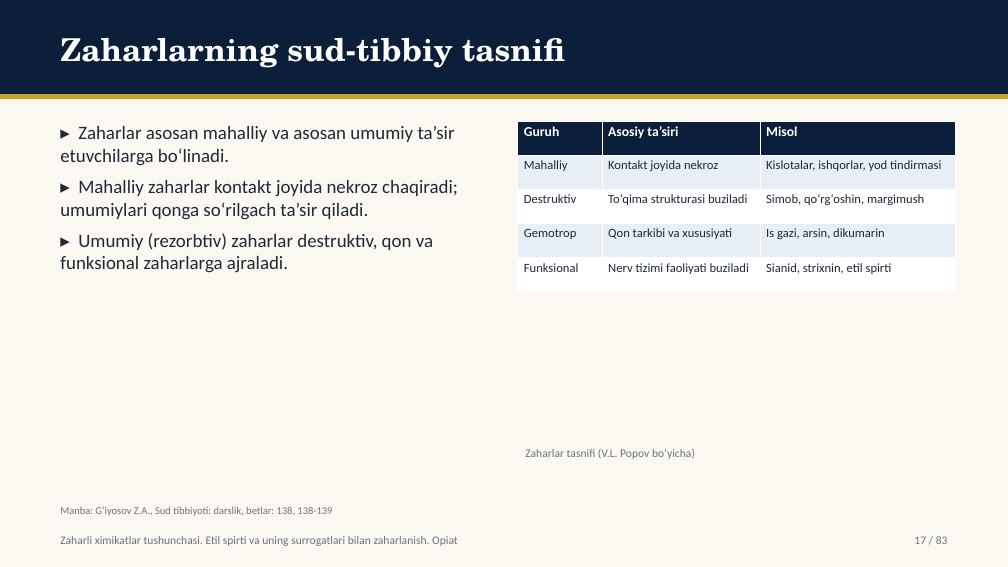
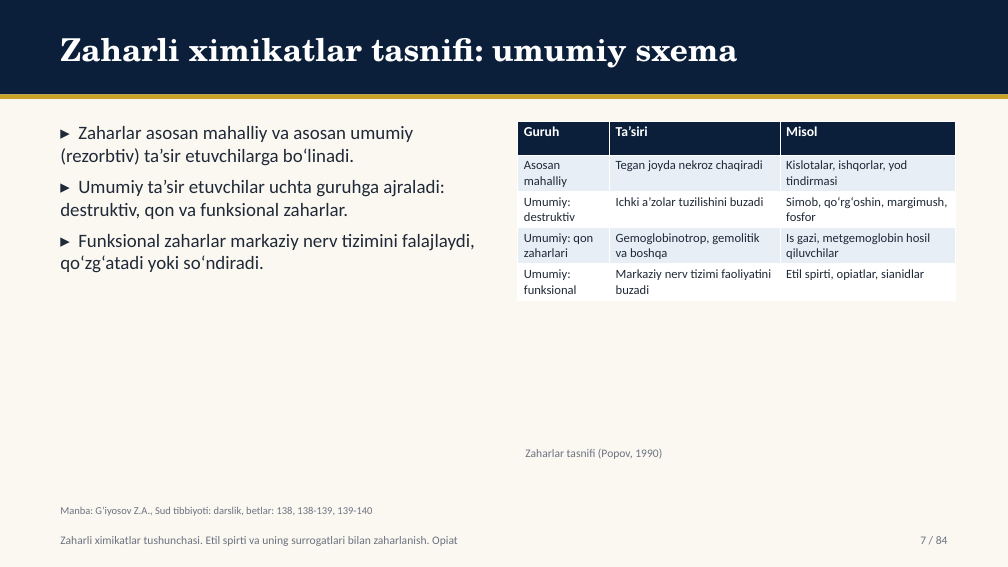
Before and after one commit to davlatsudekspert/forensic-expert, a slide deck: slide 7 of out/ktp26-u-29.pptx (slide 17 before the commit). Drawn at 1008x567 pixels with LibreOffice and Linux fonts; fonts in the diff are those of the drawing. Boxes give left, top, right and bottom in pixels: in the first picture for what was removed or moved away, otherwise in the second. Text is boxed around its words. In the diff, an @@ line names an element or a change of style, - is before the commit and + after.

```diff
--- a/out/ktp26-u-29.pptx
+++ b/out/ktp26-u-29.pptx
@@ text at box(60, 38, 738, 68): text changed @@
-Zaharlarning sud-tibbiy tasnifi
+Zaharli ximikatlar tasnifi: umumiy sxema
@@ text at box(60, 126, 475, 273): text changed @@
-▸ Zaharlar asosan mahalliy va asosan umumiy ta’sir etuvchilarga bo‘linadi.
-▸ Mahalliy zaharlar kontakt joyida nekroz chaqiradi; umumiylari qonga so‘rilgach ta’sir qiladi.
-▸ Umumiy (rezorbtiv) zaharlar destruktiv, qon va funksional zaharlarga ajraladi.
+▸ Zaharlar asosan mahalliy va asosan umumiy (rezorbtiv) ta’sir etuvchilarga bo‘linadi.
+▸ Umumiy ta’sir etuvchilar uchta guruhga ajraladi: destruktiv, qon va funksional zaharlar.
+▸ Funksional zaharlar markaziy nerv tizimini falajlaydi, qo‘zg‘atadi yoki so‘ndiradi.
@@ table at box(518, 121, 955, 298) @@
-row 1, column 2: Asosiy ta’siri
+row 1, column 2: Ta’siri
-row 2, column 1: Mahalliy
+row 2, column 1: Asosan mahalliy
-row 2, column 2: Kontakt joyida nekroz
+row 2, column 2: Tegan joyda nekroz chaqiradi
-row 3: Destruktiv | To‘qima strukturasi buziladi | Simob, qo‘rg‘oshin, margimush
+row 3: Umumiy: destruktiv | Ichki a’zolar tuzilishini buzadi | Simob, qo‘rg‘oshin, margimush, fosfor
-row 4: Gemotrop | Qon tarkibi va xususiyati | Is gazi, arsin, dikumarin
+row 4: Umumiy: qon zaharlari | Gemoglobinotrop, gemolitik va boshqa | Is gazi, metgemoglobin hosil qiluvchilar
-row 5: Funksional | Nerv tizimi faoliyati buziladi | Sianid, strixnin, etil spirti
+row 5: Umumiy: funksional | Markaziy nerv tizimi faoliyatini buzadi | Etil spirti, opiatlar, sianidlar
@@ text at box(525, 449, 662, 459): text changed @@
-Zaharlar tasnifi (V.L. Popov bo‘yicha)
+Zaharlar tasnifi (Popov, 1990)
@@ text at box(60, 506, 372, 516): text changed @@
-Manba: G‘iyosov Z.A., Sud tibbiyoti: darslik, betlar: 138, 138-139
+Manba: G‘iyosov Z.A., Sud tibbiyoti: darslik, betlar: 138, 138-139, 139-140
@@ text at box(920, 536, 948, 544): text changed @@
-17 / 83
+7 / 84
```
Also in this commit, not shown: 58 other slides changed, 23 slides added, 22 slides removed, 32 other files.
